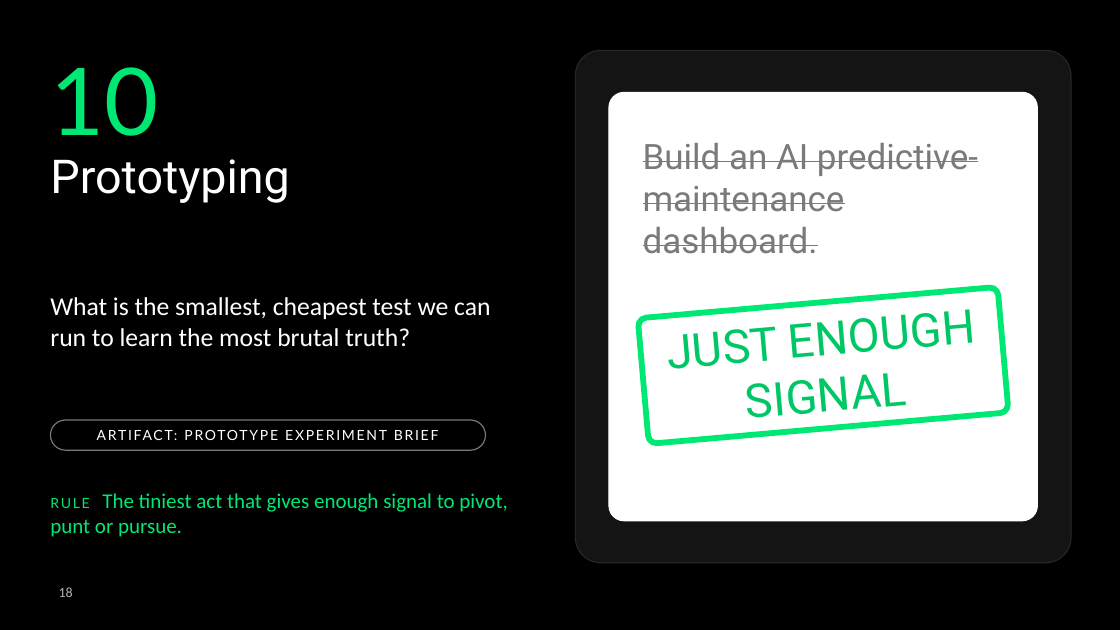
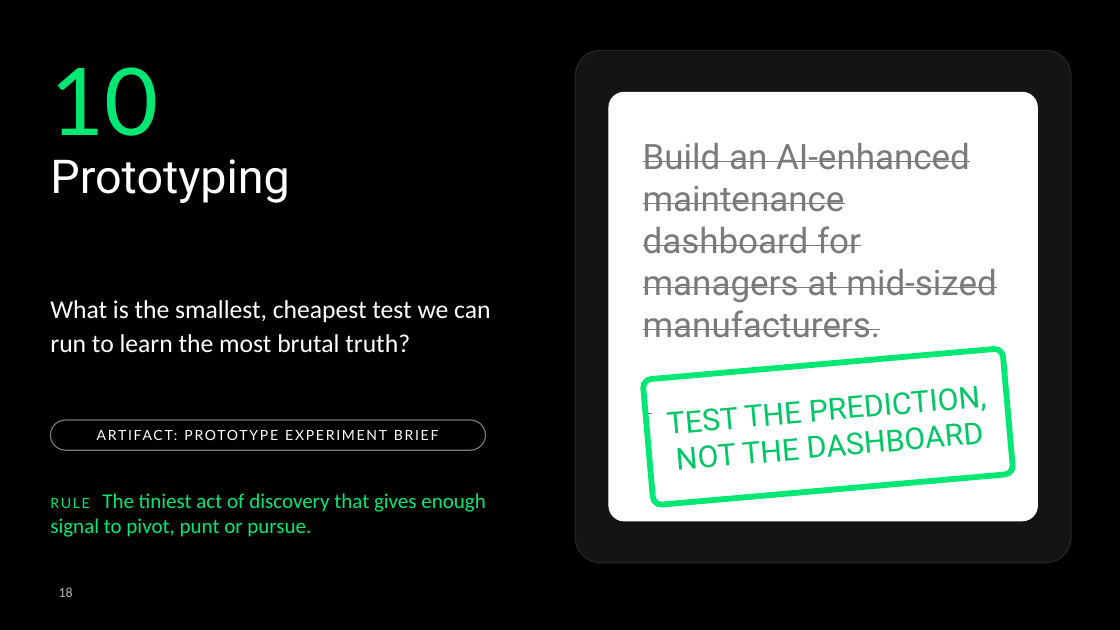
Before and after one commit to deanpeters/AI-Augmented-Product-Discovery-Lab, a slide deck: slide 18 of slides/Build-the-Right-Thing.pptx. Drawn at 1120x630 pixels with LibreOffice and Linux fonts; fonts in the diff are those of the drawing; background and template pictures are left out. Boxes give left, top, right and bottom in pixels: in the first picture for what was removed or moved away, otherwise in the second. Text is boxed around its words. In the diff, an @@ line names an element or a change of style, - is before the commit and + after.

```diff
--- a/slides/Build-the-Right-Thing.pptx
+++ b/slides/Build-the-Right-Thing.pptx
@@ text at [643, 143, 996, 338]: text changed @@
-Build an AI predictive-maintenance dashboard.
+Build an AI-enhanced maintenance dashboard for managers at mid-sized manufacturers.
+.
@@ text "What is the smallest, cheapest ..." at [50, 300, 490, 353]: line spacing 1 to 1.1 @@
@@ rounded rectangle "TEST THE PREDICTION, NOT THE ...": place and size @@
-rounded rectangle "TEST THE PREDICTION, NOT THE ..." at [638, 287, 1009, 444]
+rounded rectangle "TEST THE PREDICTION, NOT THE ..." at [643, 348, 1014, 505]
@@ text in rounded rectangle at [668, 386, 987, 470]: text changed; size 40 to 26 pt @@
-JUST ENOUGH
-SIGNAL
+TEST THE PREDICTION, NOT THE DASHBOARD
@@ text at [50, 493, 485, 537]: text changed @@
-RULE The tiniest act that gives enough signal to pivot, punt or pursue.
+RULE The tiniest act of discovery that gives enough signal to pivot, punt or pursue.
```
Also in this commit, not shown: 16 other slides changed, 1 slide added, 1 slide removed, 3 other files.
